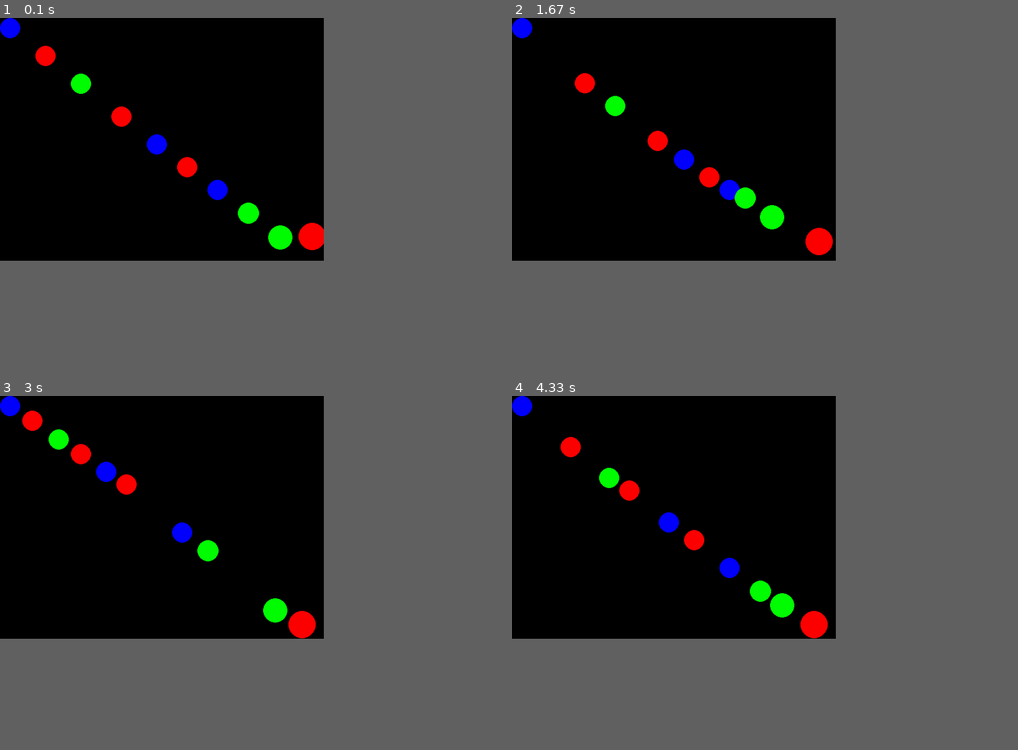
Above: before the commit, frames 1-4 (two rows, left to right).
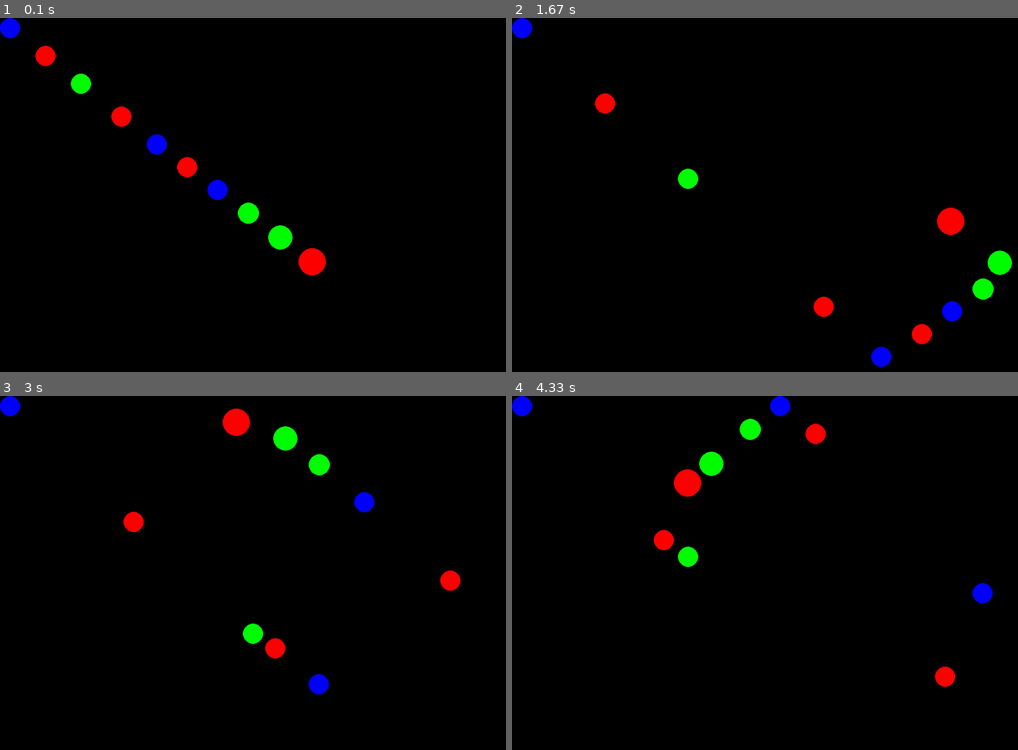
Above: after the commit, the same moments.

Repository: Archanciel/Learning_Pygame
Game: pygame game, started from bouncing_collide_balls.py
The game is run twice, just before and just after one commit, with the same random seed, the same clock (stepped at 60 frames per second) and the same inputs.
Inputs:
- Up to frame 1 (0.1 s): no input
- Up to frame 2 (1.67 s): no input
- Up to frame 3 (3 s): no input
- Up to frame 4 (4.33 s): no input
In our replay, the window is 576x432 before the commit and 900x630 after it. These sizes can differ from the game's own. Grey fills any space a smaller window leaves; there, only what the larger window draws over its background counts as a difference.

The runs differ from the first frame. In frame 1, 0.6% of the frame differs, in the area x 59-65%, y 57-73%; in frame 2, 3.7%; in frame 3, 3.8%, in the area x 4-91%, y 3-85%; in frame 4, 3.8%.

Commit message:
removed newlines

Diff:
--- a/bouncing_collide_balls.py
+++ b/bouncing_collide_balls.py
@@ -1,12 +1,8 @@
 import pygame, sys, math, random
-
 from pygame.locals import *
 
-
 pygame.init()
-
-DISPLAYSURF = pygame.display.set_mode((640, 480))
-
+DISPLAYSURF = pygame.display.set_mode((1000, 700))
 BLACK = (0, 0, 0)
 WHITE = (255, 255, 255)
 RED = (255, 0, 0)
@@ -14,105 +10,67 @@
 BLUE = (0, 0, 255)
 YELLOW = (255, 255, 0)
 COLORS = [WHITE, RED, GREEN, BLUE, YELLOW]
-
 pygame.display.set_caption('Bouncing Ball with classes')
 
+
 # Create the ball class
-
 class Ball():
-
     # This code gets executed as soon as we create a new instance
-
     def __init__(self, color, x, y, radius, speed, angle=-45):
-
         self.color = color
-
         self.rect = pygame.Rect(x, y, radius * 2, radius * 2)
-
         self.speed = speed
-
         self.angle = math.radians(-angle)
 
-
     # Update our game state by moving and bouncing if needed
-
     def update(self):
-
-        delta_x = self.speed*math.cos(self.angle)
-
-        delta_y = self.speed*math.sin(self.angle)
-
+        delta_x = self.speed * math.cos(self.angle)
+        delta_y = self.speed * math.sin(self.angle)
         self.rect = self.rect.move(delta_x, delta_y)
-
         hit_bounds = False
 
         if self.rect.right >= DISPLAYSURF.get_width() or self.rect.left <= 0:
-
             self.angle = math.pi - self.angle
-
             hit_bounds = True
 
         if self.rect.top <= 0 or self.rect.bottom >= DISPLAYSURF.get_height():
-
             self.angle = -self.angle
-
             hit_bounds = True
 
         for ball in ball_list:
-
             if not hit_bounds and not ball is self and self.rect.colliderect(ball.rect):
-
                 self.angle = self.angle - math.pi
-
                 break
 
-
     # Draw our ball to the screen
-
     def draw(self):
-
         pygame.draw.circle(DISPLAYSURF, self.color, self.rect.center, int(self.rect.width / 2))
 
 
 ## Make our list variable
-
 ball_list = []
 
-
 # Create a list of 10 Ball instances
-
 for i in range(10):
-
     colIdx = random.randrange(0, 4)
-
     ball_list.append(Ball(COLORS[colIdx], i * 60, i * 45, max(i * 3, 20), min(i * 2, 8)))
 
 # Game loop
-
 while True:
-
     # Handle events
-
     for event in pygame.event.get():
-
         if event.type == QUIT:
-
             pygame.quit()
-
             sys.exit()
 
-
-# Update game state
-
+    # Update game state
     for ball in ball_list:
-    	ball.update()
-
+        ball.update()
 
     # Draw screen
-
     DISPLAYSURF.fill(BLACK)
 
     for ball in ball_list:
-    	ball.draw()
+        ball.draw()
 
     pygame.display.update()
